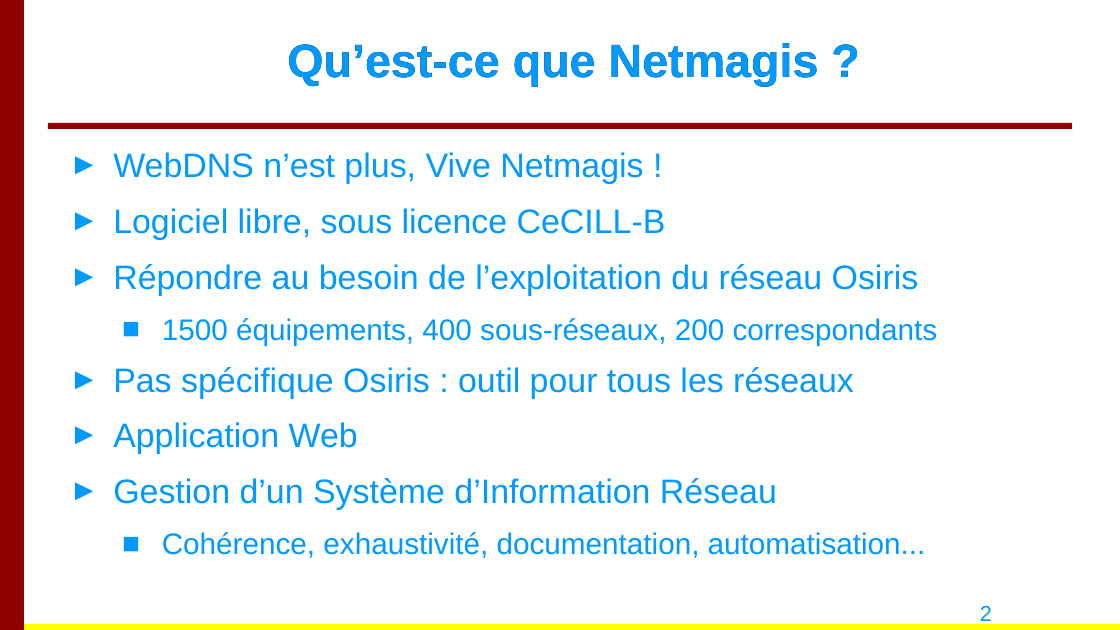
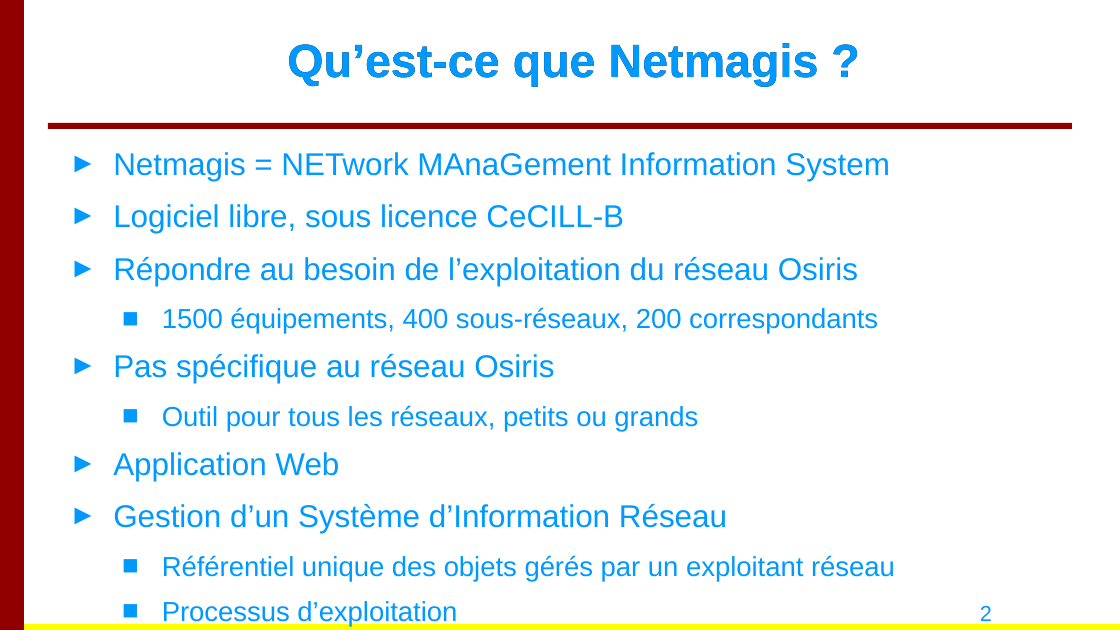
Before and after one commit to netmagis/netmagis, a slide deck: slide 2 of doc/jres/jres2011/slides.odp. Drawn at 1120x630 pixels with LibreOffice and Linux fonts; fonts in the diff are those of the drawing; background and template pictures are left out. Boxes give left, top, right and bottom in pixels: in the first picture for what was removed or moved away, otherwise in the second. Text is boxed around its words. In the diff, an @@ line names an element or a change of style, - is before the commit and + after.

```diff
--- a/doc/jres/jres2011/slides.odp
+++ b/doc/jres/jres2011/slides.odp
@@ text at (113,152,890,181): text changed; size 21.8 to 20.2 pt @@
-► WebDNS n’est plus, Vive Netmagis !
+► Netmagis = NETwork MAnaGement Information System
@@ text at (113,204,878,533): size 21.8 to 20.2 pt in "Logiciel libre, sous licence CeCILL-B", "Répondre au besoin de l’exploitation du réseau ...", "Application Web", "Gestion d’un Système d’Information Réseau"; size 19.1 to 17.7 pt in "1500 équipements, 400 sous-réseaux, 200 correspondants", "Cohérence, exhaustivité, documentation, automatisation..." @@
@@ text at (113,354,698,431): text changed; size 21.8 to 17.7 pt @@
-► Pas spécifique Osiris : outil pour tous les réseaux
+► Pas spécifique au réseau Osiris
+  ■ Outil pour tous les réseaux, petits ou grands
@@ text at (162,555,895,581): paragraphs added @@
+  ■ Référentiel unique des objets gérés par un exploitant réseau
+  ■ Processus d’exploitation
```
Also in this commit, not shown: 5 other slides changed.
